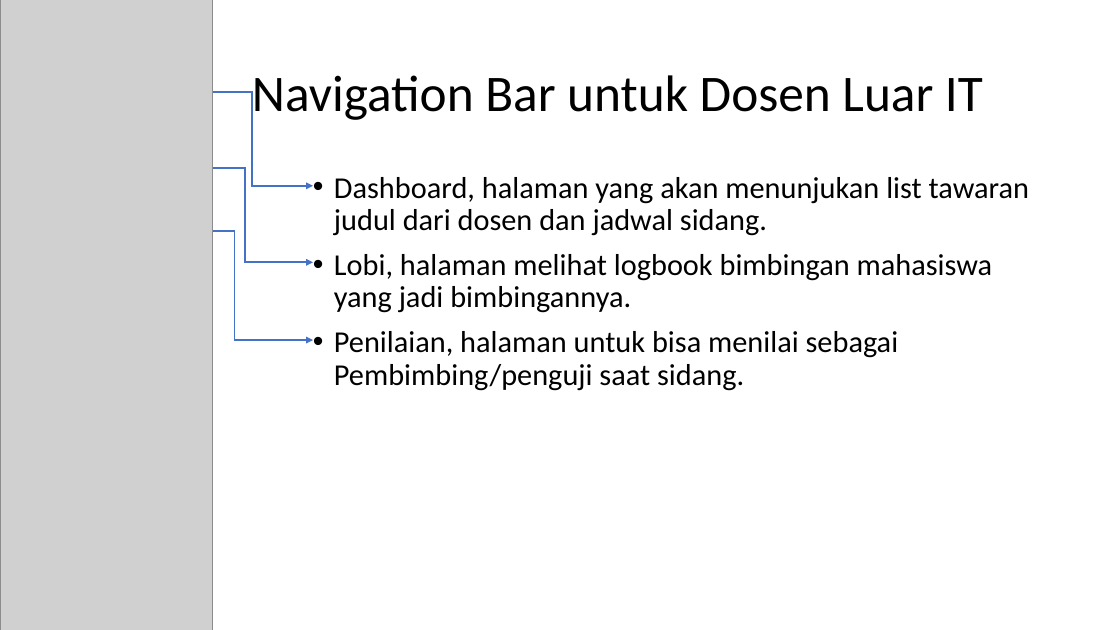
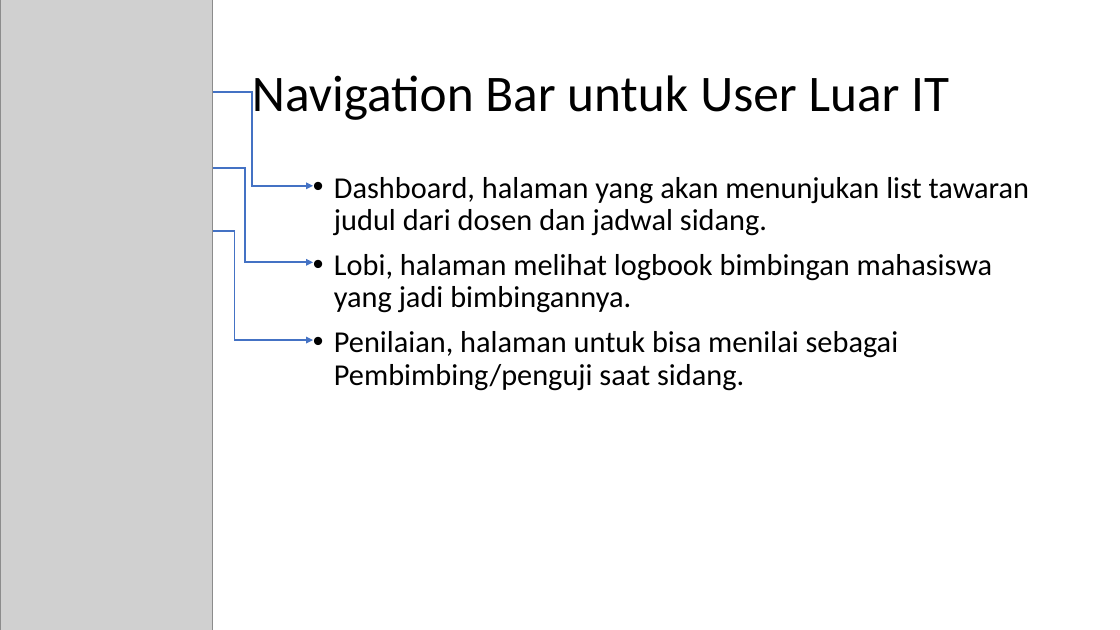
Before and after one commit to lumbricina/fitmvc, a slide deck: slide 24 of public/dokumen/panduan.pptx. Drawn at 1120x630 pixels with LibreOffice and Linux fonts; fonts in the diff are those of the drawing; grey boxes stand for pictures. Boxes give left, top, right and bottom in pixels: in the first picture for what was removed or moved away, otherwise in the second. Text is boxed around its words. In the diff, an @@ line names an element or a change of style, - is before the commit and + after.

```diff
--- a/public/dokumen/panduan.pptx
+++ b/public/dokumen/panduan.pptx
@@ title at box(252, 75, 949, 123): text changed @@
-Navigation Bar untuk Dosen Luar IT
+Navigation Bar untuk User Luar IT
```
Also in this commit, not shown: 6 other slides changed, 5 other files.
